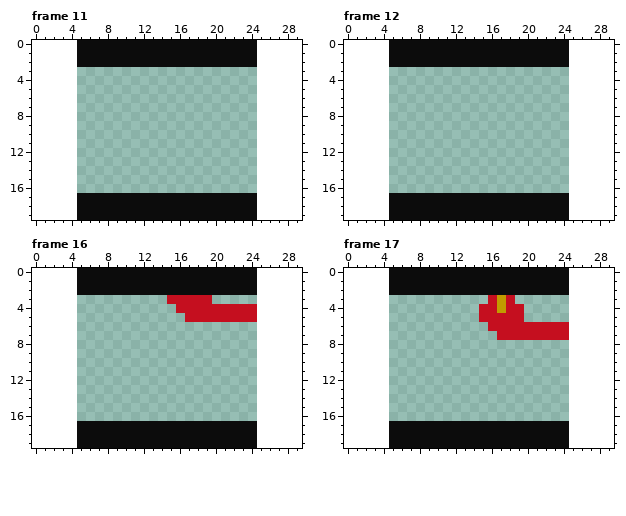
Two versions of one pixel-art file, SYDERogueLike/EngineFiles/Aseprite Proj/SmokingCrabFightCutscene.aseprite. That is the earlier state.
20x20 pixels, 60 frames. Shown: frame 11, frame 12, frame 16, frame 17. The old version is drawn lined up with the new one, on the new canvas. The commit also changed other frames, which this record leaves out.
And afterwards:
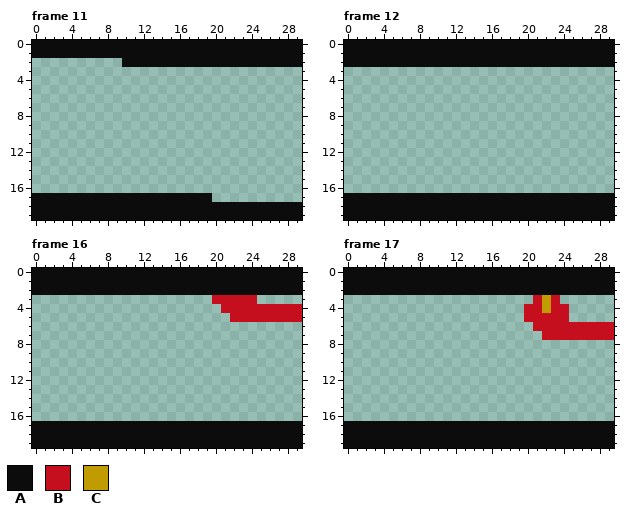
Palette (. is transparent): A #0c0c0c  B #c50f1f  C #c19c00
The commit says: FightAnimationsStart
Edits made:
canvas 20x20 -> 30x20, the old top-left corner now at 5,0
Frame 11:
Colour A now appears in rows 0 to 1 at x 0 to 4 and 25 to 29; in row 2 at x 25 to 29; in row 17 at x 0 to 4; in rows 18 to 19 at x 0 to 4 and 25 to 29.
The edit erases colour A in row 2 at x 5 to 9; in row 17 at x 20 to 24.
Frame 12:
Colour A now appears in rows 0 to 2 at x 0 to 4 and 25 to 29; in rows 17 to 19 at x 0 to 4 and 25 to 29.
Frame 16:
Colour A now appears in rows 0 to 2 at x 0 to 4 and 25 to 29; in rows 17 to 19 at x 0 to 4 and 25 to 29.
Colour B now appears in row 3 at x 20 to 24; in rows 4 to 5 at x 25 to 29.
The edit erases colour B in row 3 at x 15 to 19; in row 4 at x 16 to 20; in row 5 at x 17 to 21.
Frame 17:
Colour A now appears in rows 0 to 2 at x 0 to 4 and 25 to 29; in rows 17 to 19 at x 0 to 4 and 25 to 29.
Colour B now appears in row 3 at x 21 and 23; in row 4 at x 20 to 21 and 23 to 24; in row 5 at x 20 to 24; in rows 6 to 7 at x 25 to 29.
Colour C now appears in rows 3 to 4 at x 22.
The edit erases colour B in row 3 at x 16 and 18; in row 4 at x 15 to 16 and 18 to 19; in row 5 at x 15 to 19; in row 6 at x 16 to 20; in row 7 at x 17 to 21.
The edit erases colour C in rows 3 to 4 at x 17.
